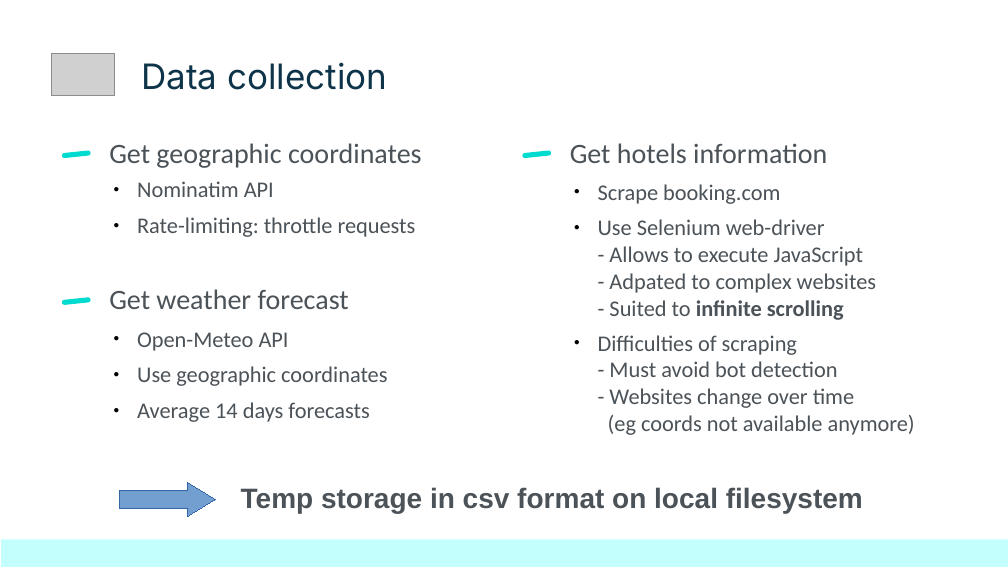
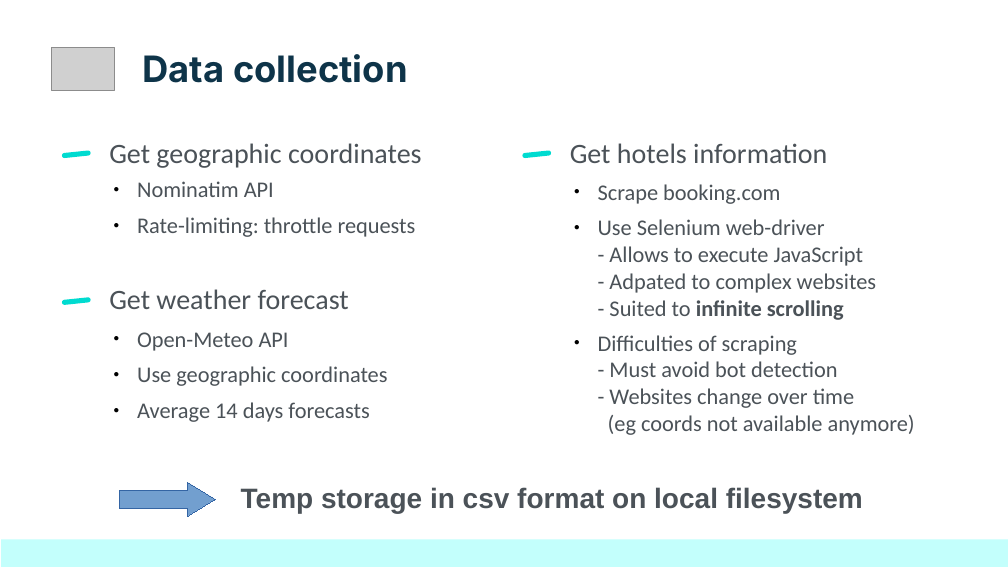
Before and after one commit to netesf13d/jedha-projects, a slide deck: slide 4 of 1-01-Plan_your_trip_with_Kayak/presentation/Presentation - 1-01 - Plan your trip with Kayak.odp. Drawn at 1008x567 pixels with LibreOffice and Linux fonts; fonts in the diff are those of the drawing; grey boxes stand for pictures. Boxes give left, top, right and bottom in pixels: in the first picture for what was removed or moved away, otherwise in the second. Text is boxed around its words. In the diff, an @@ line names an element or a change of style, - is before the commit and + after.

```diff
--- a/1-01-Plan_your_trip_with_Kayak/presentation/Presentation - 1-01 - Plan your trip with Kayak.odp
+++ b/1-01-Plan_your_trip_with_Kayak/presentation/Presentation - 1-01 - Plan your trip with Kayak.odp
@@ picture: place and size @@
-picture at bbox=[51, 53, 115, 96]
+picture at bbox=[51, 47, 115, 90]
@@ title "Data collection": place and size @@
-title "Data collection" at bbox=[142, 62, 387, 90]
+title "Data collection" at bbox=[142, 54, 408, 83]
@@ title "Data collection" at bbox=[142, 54, 408, 83]: size 25 to 26 pt, bold on @@
```
Also in this commit, not shown: 4 other slides changed, 34 other files.
